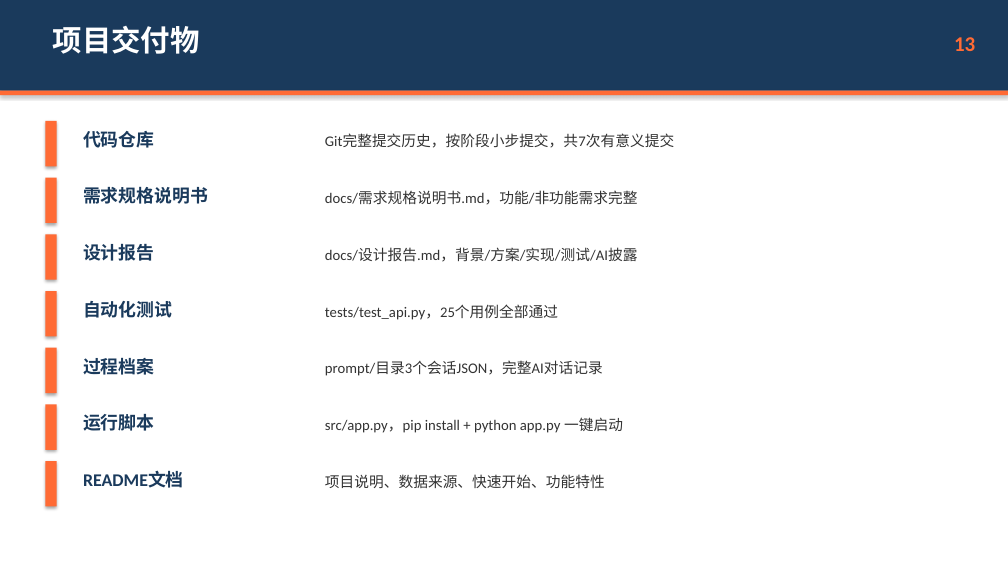
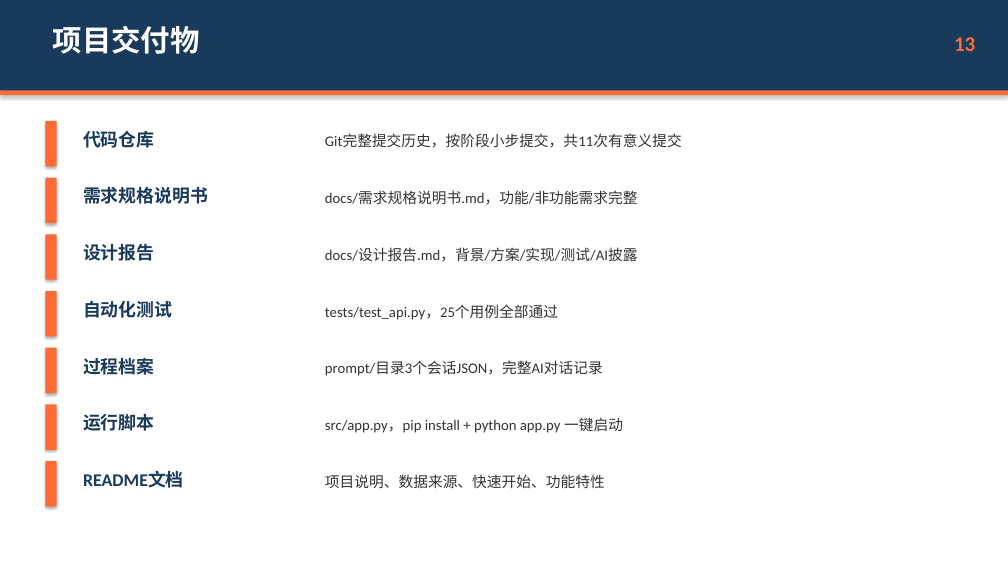
Before and after one commit to qlbl6666/manufacturing-intelligent-course-design, a slide deck: slide 13 of docs/答辩PPT.pptx. Drawn at 1008x567 pixels with LibreOffice and Linux fonts; fonts in the diff are those of the drawing. Boxes give left, top, right and bottom in pixels: in the first picture for what was removed or moved away, otherwise in the second. Text is boxed around its words. In the diff, an @@ line names an element or a change of style, - is before the commit and + after.

```diff
--- a/docs/答辩PPT.pptx
+++ b/docs/答辩PPT.pptx
@@ text at [325, 134, 682, 148]: text changed @@
-Git完整提交历史，按阶段小步提交，共7次有意义提交
+Git完整提交历史，按阶段小步提交，共11次有意义提交
```
Also in this commit, not shown: 3 other slides changed.
